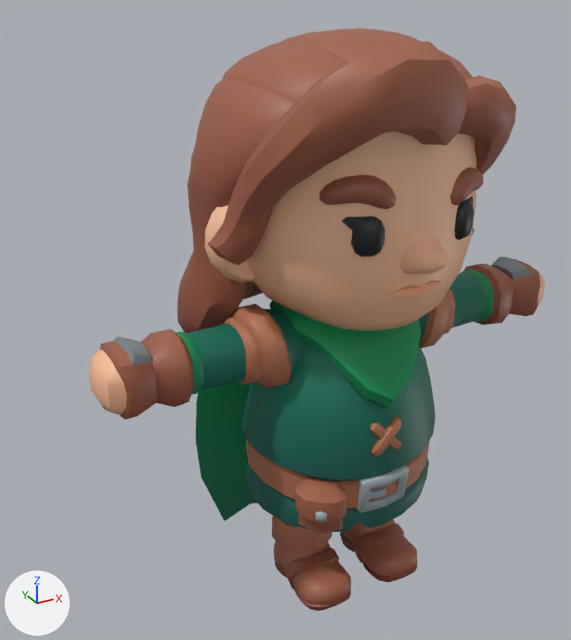
Two versions of the glTF model maps/test_map.uldmap/shared/assets/models/rogue.glb, one commit apart.
Both versions are drawn from a 50 mm lens placed at (-1.53, -2.32, 2.35), pointed at (-0.14, 0.21, 1.08). Lighting does not change. The marker at lower left points along +X, +Y and +Z. The picture after the commit comes second. Where no turn or scale is listed for an object, it has been applied to the vertices.

Names of what the first picture shows: 'Rogue_ArmLeft', 'Rogue_ArmRight', 'Rogue_Body', 'Rogue_Cape', 'Rogue_Head', 'Rogue_LegLeft', 'Rogue_LegRight'.
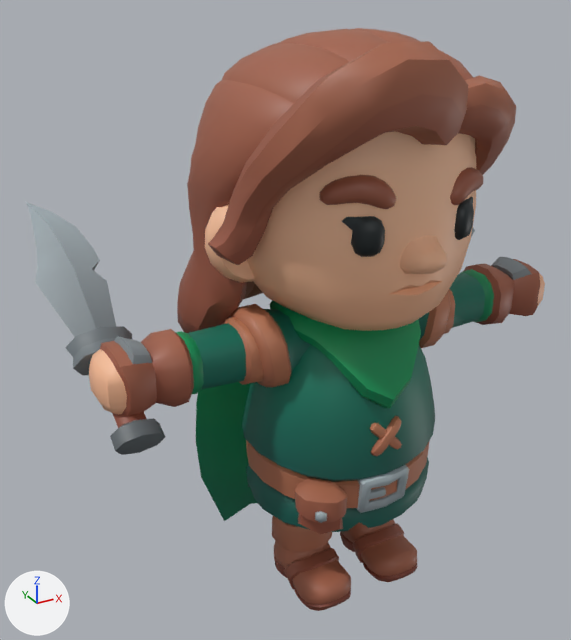
The change, as JSON lines over the scene's bpy script:
```json
{"op": "add", "block": "mat_rogue_002", "code": ["mat_rogue_002 = principled_material('rogue.002')", "mat_rogue_002.texture = img_rogue_texture  # with its transparency"]}
{"op": "add", "block": "me_dagger_001", "code": ["me_dagger_001 = bpy.data.meshes.new('dagger.001')", "me_dagger_001.from_pydata(...)  # 88 vertices, 172 faces; spans x -0.139..0.12, y -0.207..0.866, z -0.144..0.462", "me_dagger_001.materials.append(mat_rogue_002)  # picture img_rogue_texture"]}
{"op": "add", "block": "ob_dagger", "code": ["ob_dagger = bpy.data.objects.new('dagger', me_dagger_001)", "ob_dagger.location = (-0.883, 0.0, 1.049)"]}
```

What differs and where, as boxes [x1, y1, x2, y2] in the pictures (571 x 640 px):
```json
{"object": "dagger", "change": "added", "after": [26, 203, 165, 455]}
```
